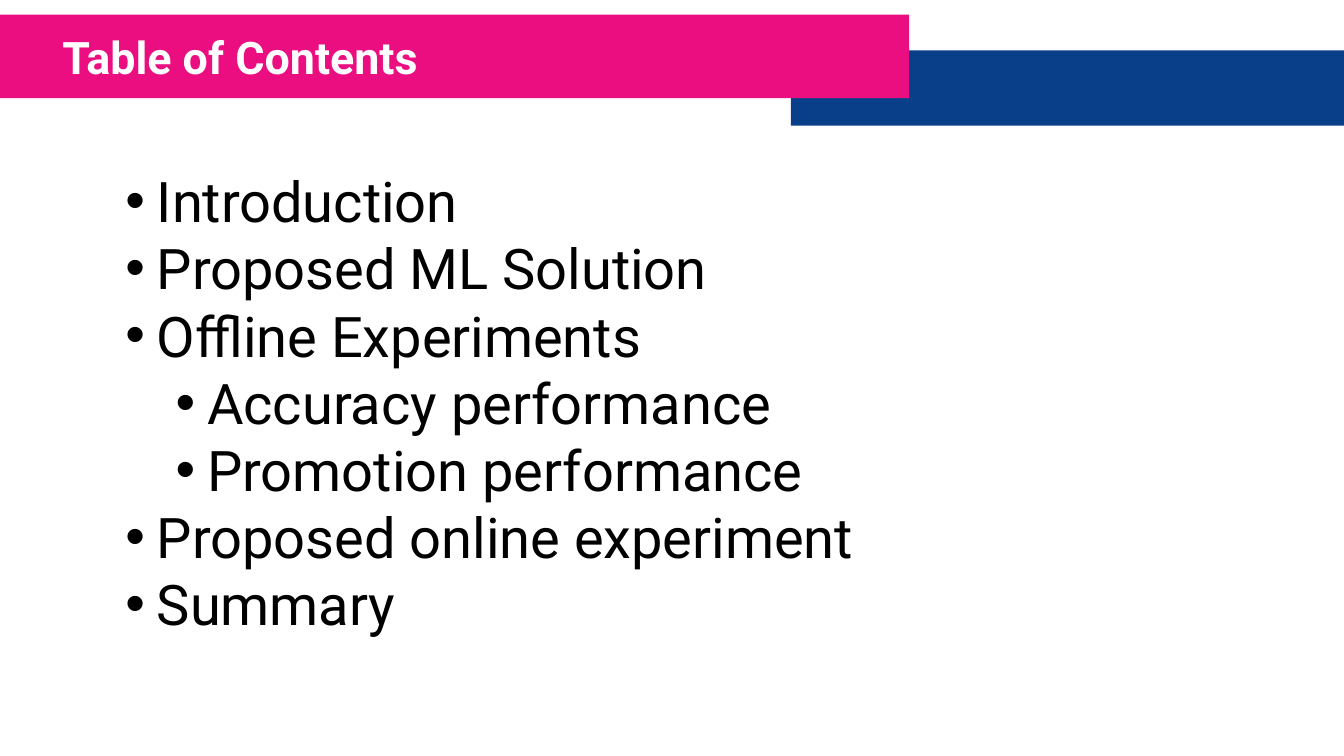
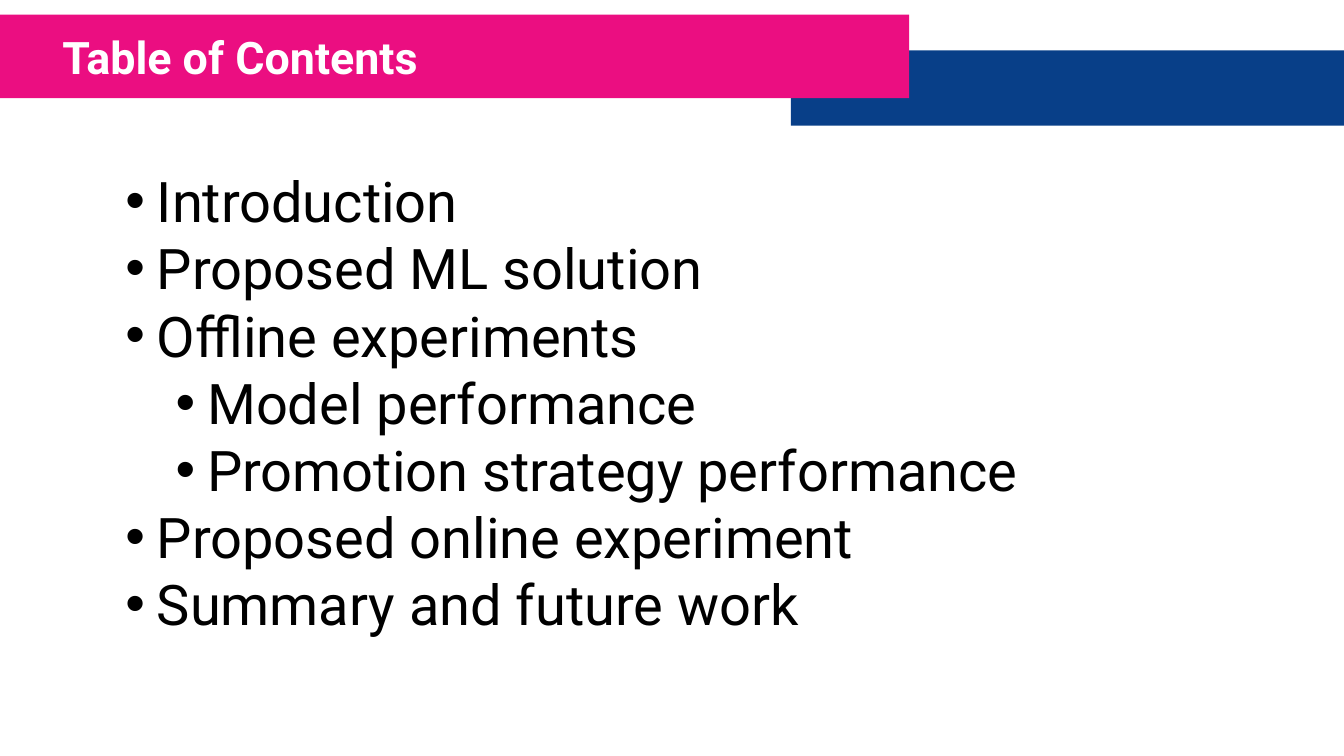
Before and after one commit to FarhadZafari/customer-churn-analysis, a slide deck: slide 2 of Presentation.pptx. Drawn at 1344x756 pixels with LibreOffice and Linux fonts; fonts in the diff are those of the drawing. Boxes give left, top, right and bottom in pixels: in the first picture for what was removed or moved away, otherwise in the second. Text is boxed around its words. In the diff, an @@ line names an element or a change of style, - is before the commit and + after.

Commit message:
Update the slides.

```diff
--- a/Presentation.pptx
+++ b/Presentation.pptx
@@ text at (157,247,1018,503): text changed @@
-• Proposed ML Solution
-• Offline Experiments
-  • Accuracy performance
-  • Promotion performance
+• Proposed ML solution
+• Offline experiments
+  • Model performance
+  • Promotion strategy performance
@@ text at (157,582,798,637): text changed @@
-• Summary
+• Summary and future work
```
Also in this commit, not shown: 6 other slides changed.
